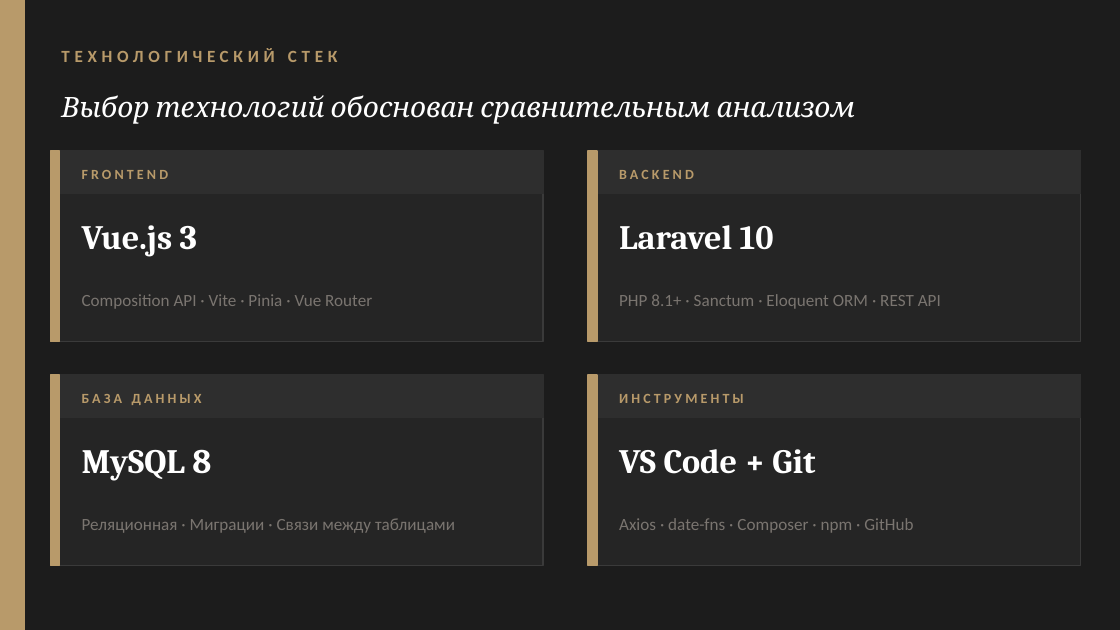
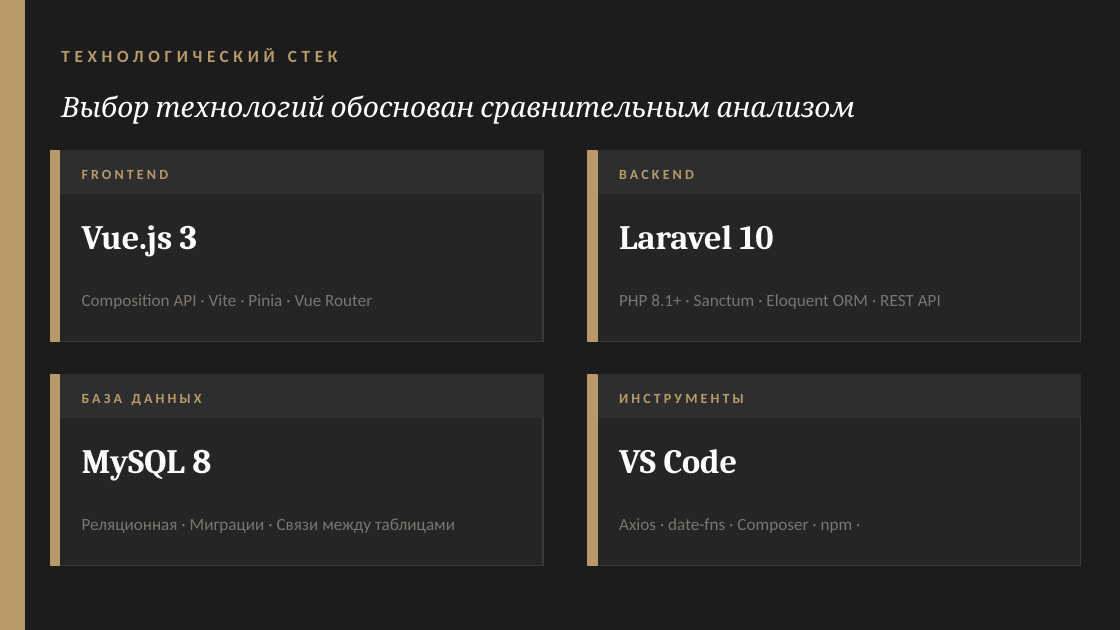
Before and after one commit to Sukaramashu/course, a slide deck: slide 5 of Cameraw_presentation.pptx. Drawn at 1120x630 pixels with LibreOffice and Linux fonts; fonts in the diff are those of the drawing. Boxes give left, top, right and bottom in pixels: in the first picture for what was removed or moved away, otherwise in the second. Text is boxed around its words. In the diff, an @@ line names an element or a change of style, - is before the commit and + after.

```diff
--- a/Cameraw_presentation.pptx
+++ b/Cameraw_presentation.pptx
@@ text at (619,449,738,474): text changed @@
-VS Code + Git
+VS Code
@@ text at (619,518,853,533): text changed @@
-Axios · date-fns · Composer · npm · GitHub
+Axios · date-fns · Composer · npm ·
```
Also in this commit, not shown: 2 other slides changed, 1 slide removed.
